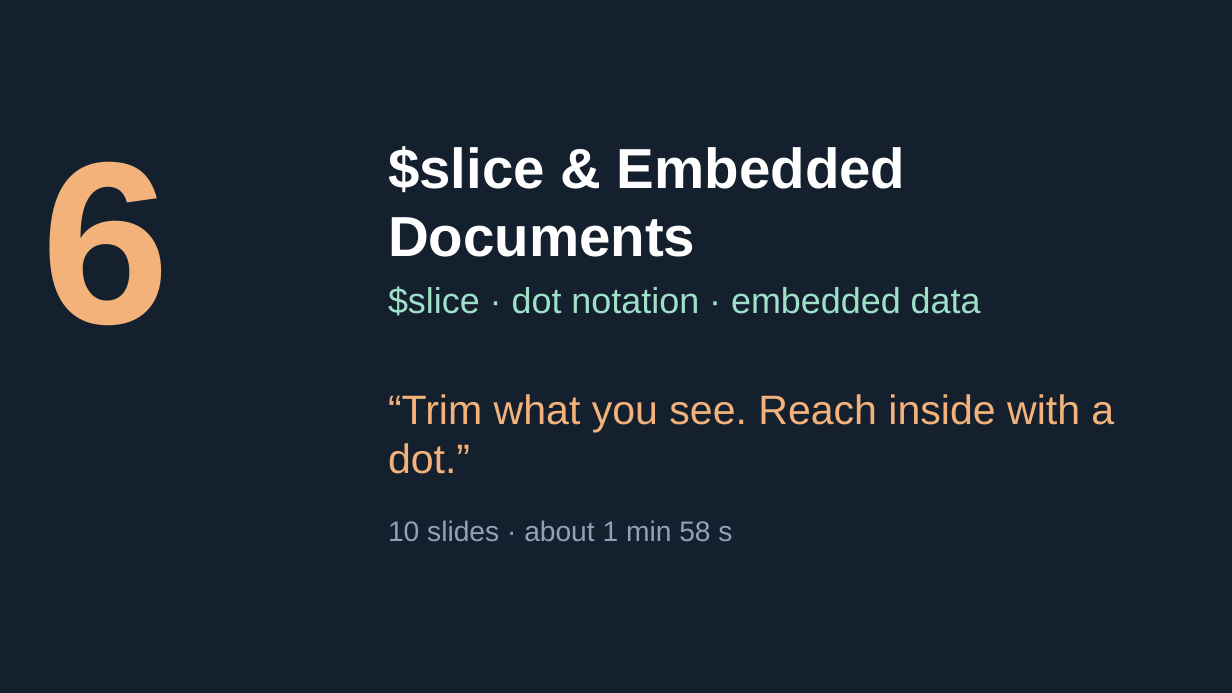
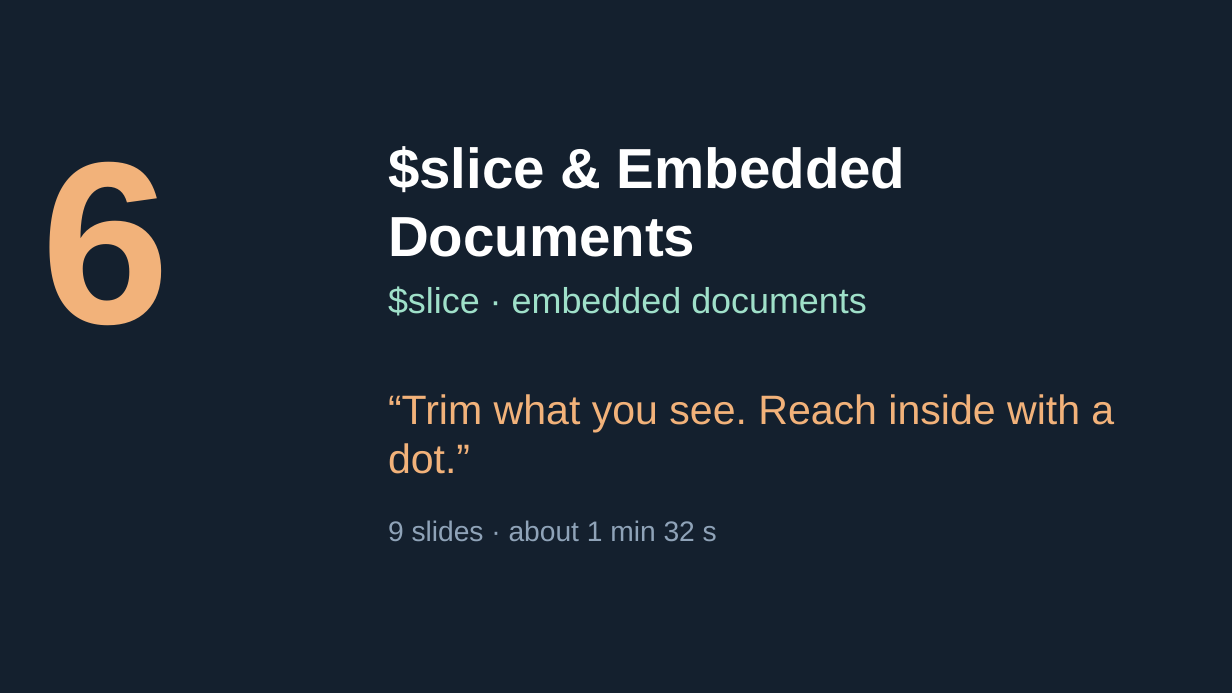
Before and after one commit to Tiredicey/ADBS, a slide deck: slide 65 of 02_GROUP_DECK/ADBS_GROUP_DECK.pptx (slide 67 before the commit). Drawn at 1232x693 pixels with LibreOffice and Linux fonts; fonts in the diff are those of the drawing. Boxes give left, top, right and bottom in pixels: in the first picture for what was removed or moved away, otherwise in the second. Text is boxed around its words. In the diff, an @@ line names an element or a change of style, - is before the commit and + after.

Commit message:
Stick to the given topic list: remove 'Tables are collections' slide (now one line in the Part 1 script), key.index slide, and embedded-vs-references slide

```diff
--- a/02_GROUP_DECK/ADBS_GROUP_DECK.pptx
+++ b/02_GROUP_DECK/ADBS_GROUP_DECK.pptx
@@ text at (388,286,867,316): text changed @@
-$slice · dot notation · embedded data
+$slice · embedded documents
@@ text at (388,520,717,541): text changed @@
-10 slides · about 1 min 58 s
+9 slides · about 1 min 32 s
```
Also in this commit, not shown: 31 other slides changed, 3 slides removed, 5 other files.
